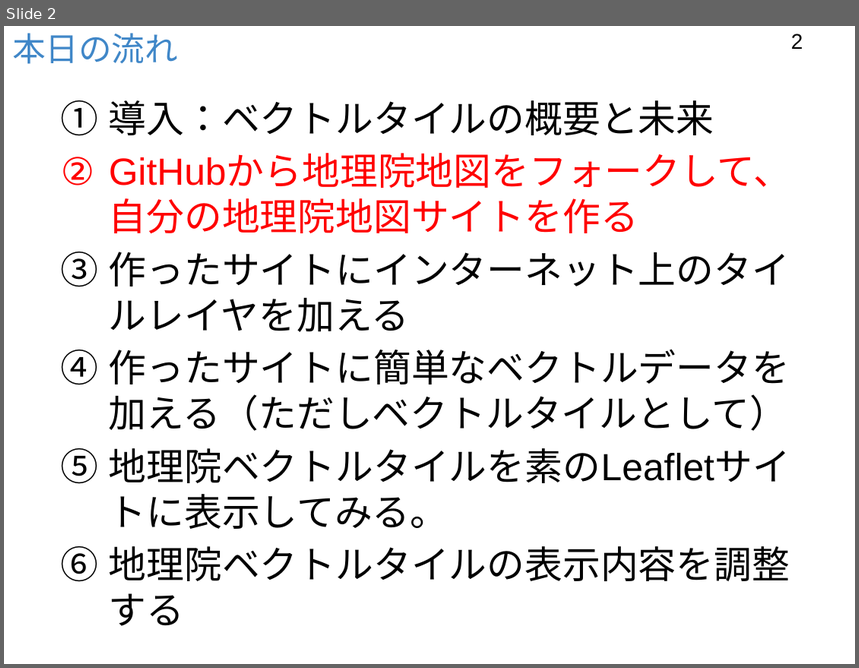
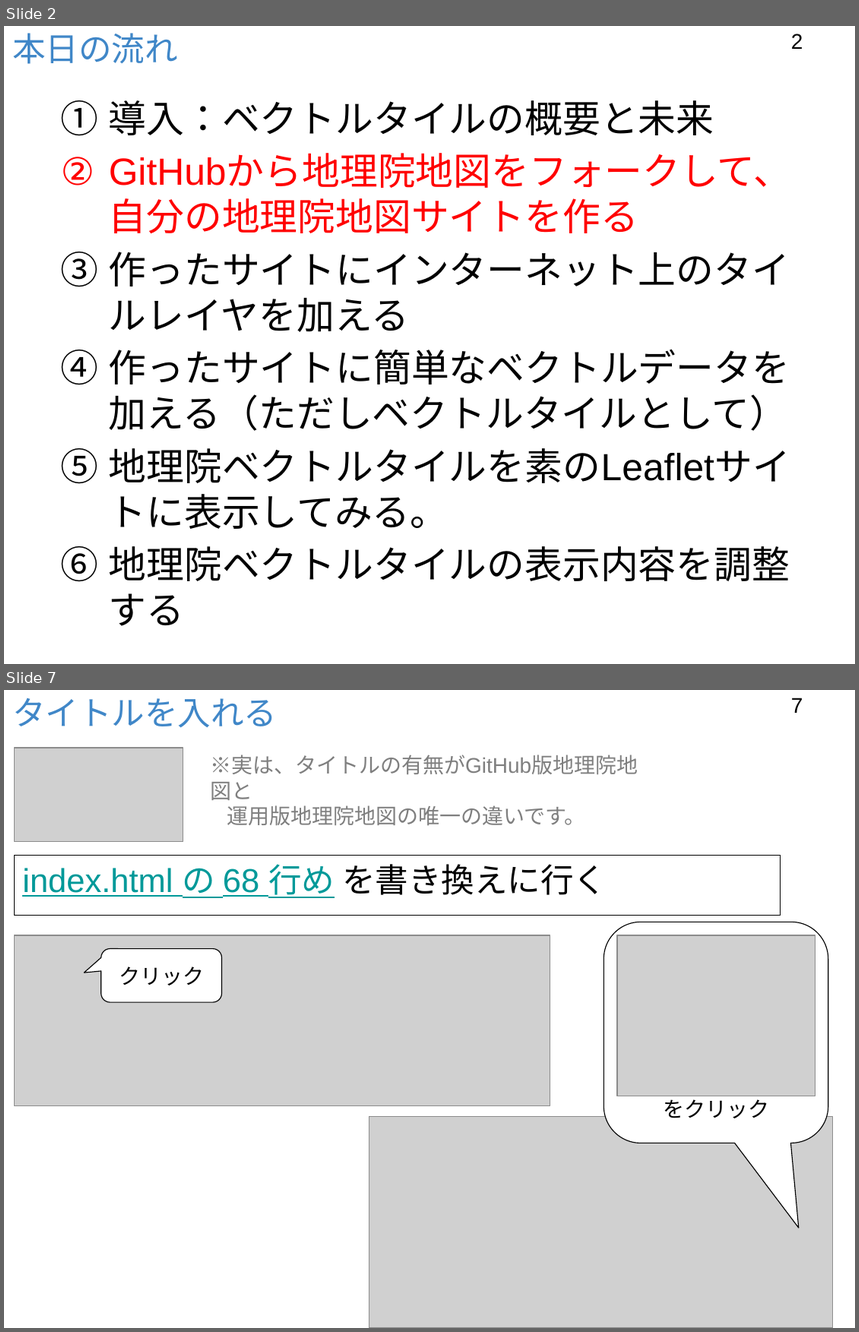
Before and after one commit to foss4g-tokyo-vt/slides, a slide deck: 151009ベクトルタイル利用サイトを作ろうPt.2.pptx. Shown one above the other, each under a label of ours: slide 2 before the commit, slides 2 and 7 after it; the slides between them are not shown. The pictures are 859x668 and 859x1332 pixels, drawn with LibreOffice and Linux fonts; fonts in the diff are those of the drawing; grey boxes stand for pictures; background and template pictures are left out. Boxes give left, top, right and bottom in pixels: in the first picture for what was removed or moved away, otherwise in the second. Text is boxed around its words. In the diff, an @@ line names an element or a change of style, - is before the commit and + after.

```diff
--- a/151009ベクトルタイル利用サイトを作ろうPt.2.pptx
+++ b/151009ベクトルタイル利用サイトを作ろうPt.2.pptx
@@ slide 7 added at box(4, 690, 855, 1328), background #FFFFFF @@
@@ title added at box(12, 698, 277, 727), 28 pt, text #4087C8 @@
+タイトルを入れる
@@ page number added at box(791, 698, 804, 713), 18 pt, text #000000 @@
+7
@@ picture added at box(14, 748, 183, 841) @@
@@ text added at box(210, 755, 638, 825), 18 pt, text #7F7F7F @@
+※実は、タイトルの有無がGitHub版地理院地図と
+運用版地理院地図の唯一の違いです。
@@ text added at box(14, 855, 780, 916), outline #000000 0.75 pt, 28 pt, text #009999, underline @@
+index.html の 68 行め を書き換えに行く
@@ picture added at box(14, 935, 550, 1106) @@
@@ rounded speech box added at box(604, 923, 829, 1144), fill #FFFFFF, outline #000000 0.75 pt, 18 pt, text #000000 @@
+をクリック
@@ picture added at box(617, 935, 815, 1096) @@
@@ rounded speech box added at box(101, 948, 222, 1002), fill #FFFFFF, outline #000000 0.75 pt, 18 pt, text #000000 @@
+クリック
@@ picture added at box(369, 1116, 832, 1328) @@
```
Also in this commit, not shown: 6 other slides added.
